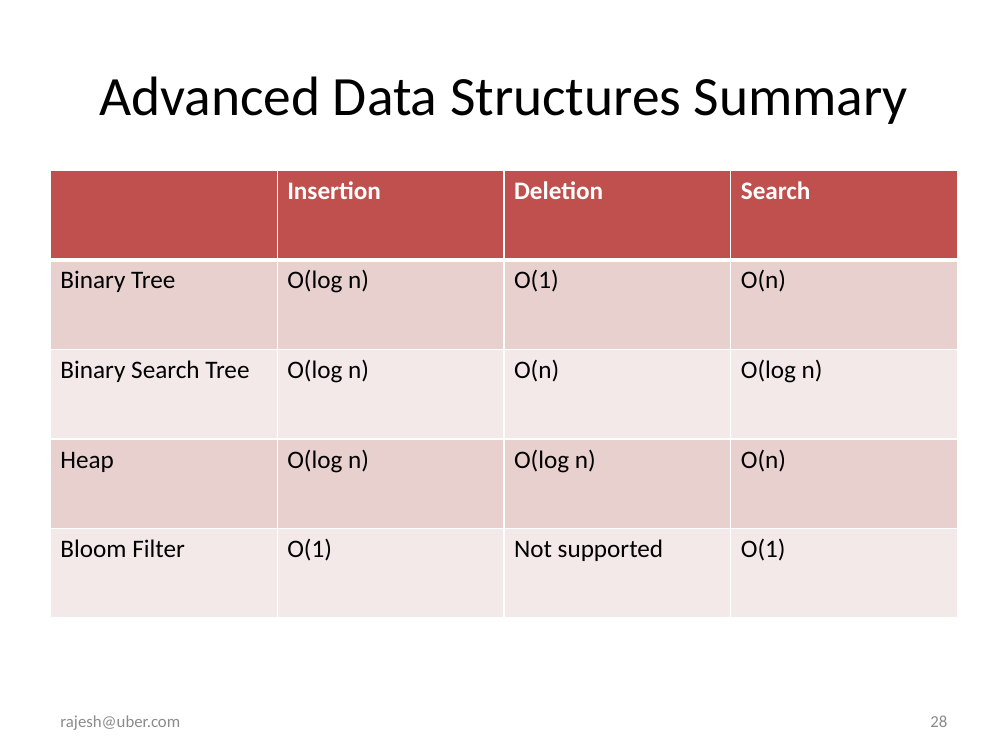
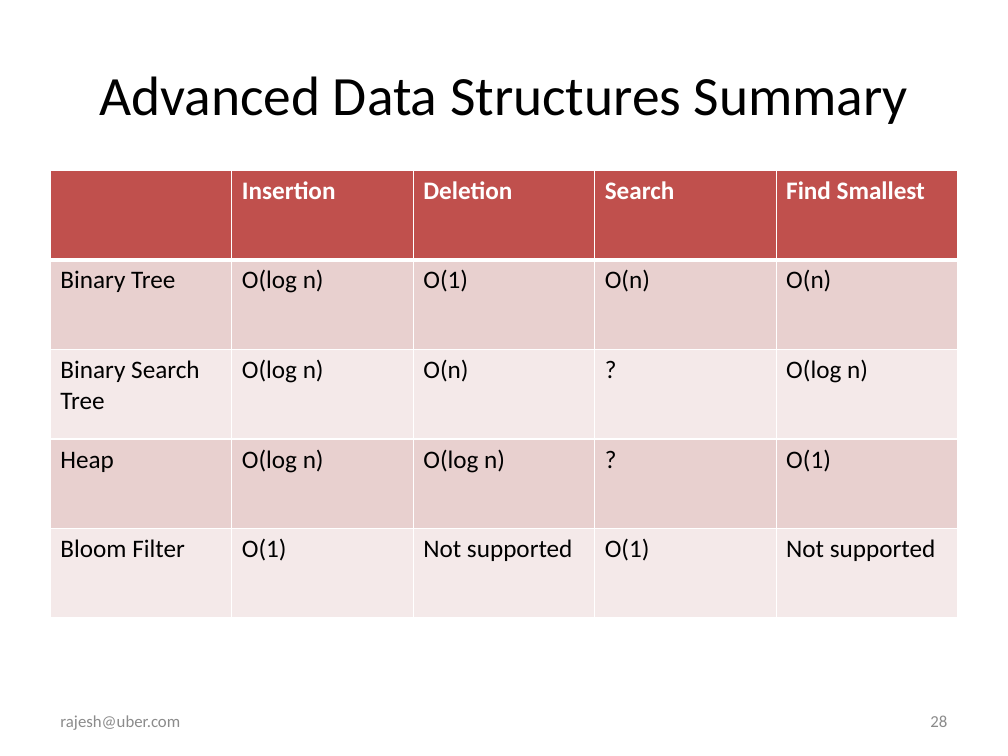
Before and after one commit to rajeshcs/jstalk, a slide deck: slide 28 of JavascriptDS.pptx. Drawn at 1008x756 pixels with LibreOffice and Linux fonts; fonts in the diff are those of the drawing. Boxes give left, top, right and bottom in pixels: in the first picture for what was removed or moved away, otherwise in the second. Text is boxed around its words. In the diff, an @@ line names an element or a change of style, - is before the commit and + after.

Commit message:
More mods

```diff
--- a/JavascriptDS.pptx
+++ b/JavascriptDS.pptx
@@ table at bbox=[50, 170, 958, 618] @@
-column 4: Search | O(n) | O(log n) | O(n) | O(1)
+column 4: Search | O(n) | ? | ? | O(1)
+column 5: Find Smallest | O(n) | O(log n) | O(1) | Not supported
```
